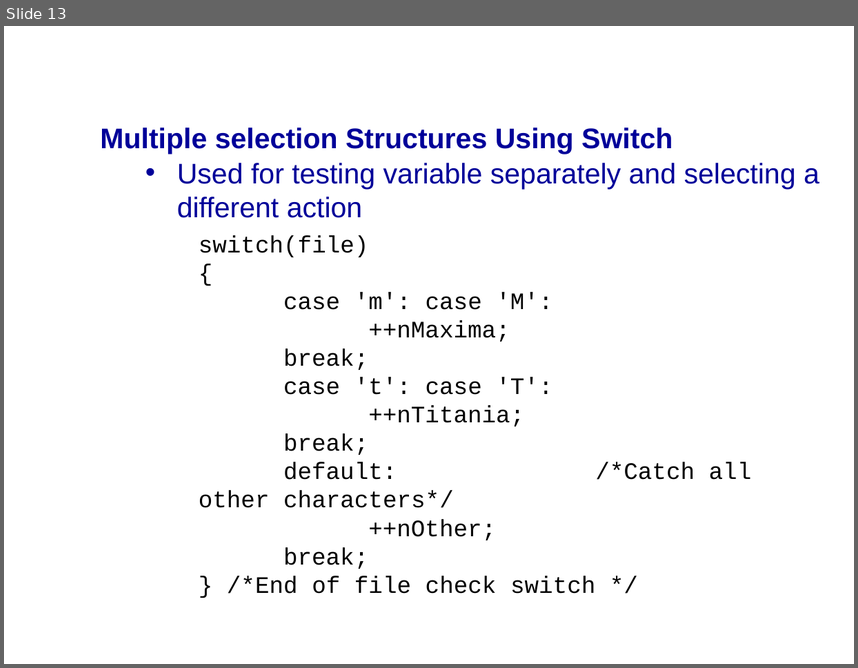
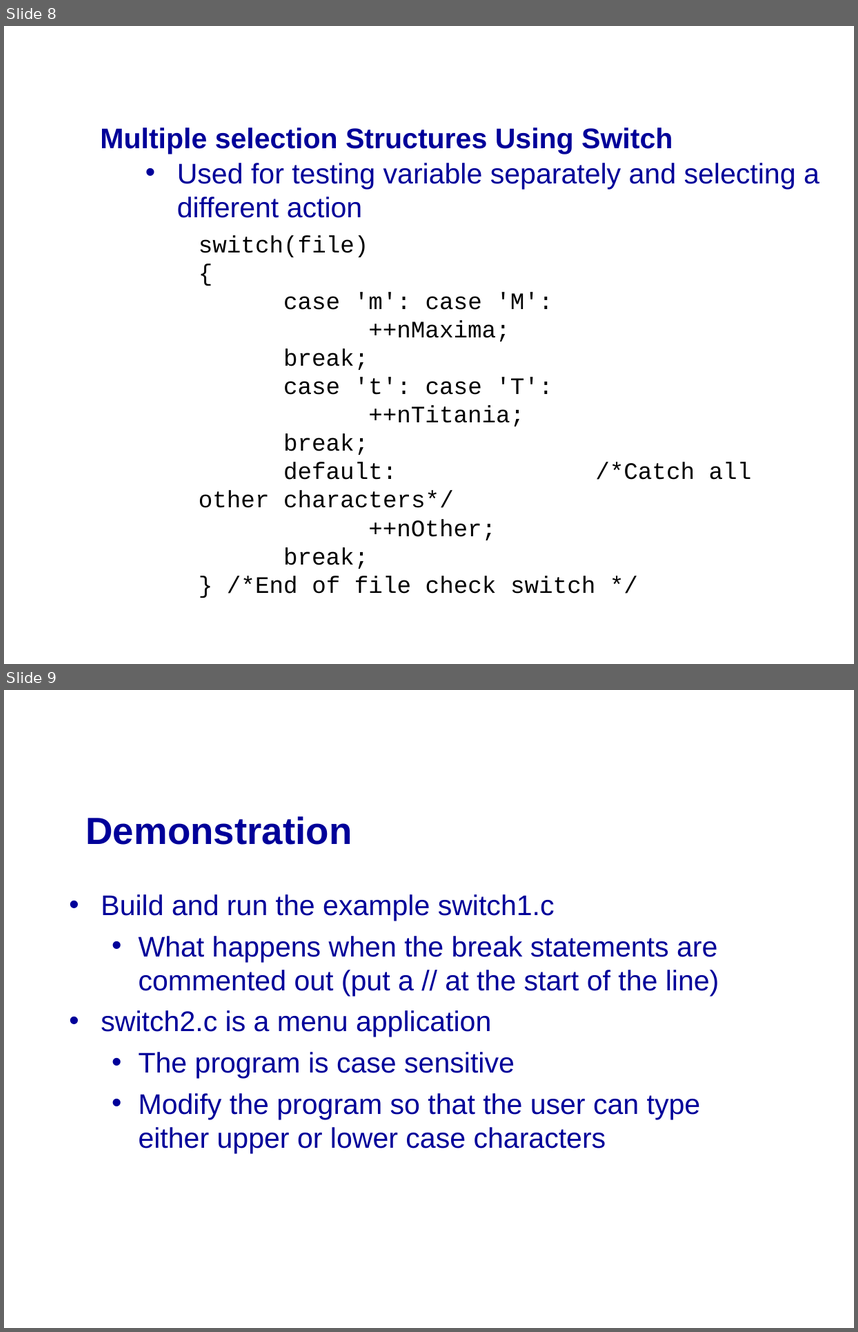
Before and after one commit to mikeg64/iome, a slide deck: src/examples/course/c/presentation/IntrotoC2.ppt. Shown one above the other, each under a label of ours: slide 13 before the commit, slides 8 and 9 after it. The pictures are 858x668 and 858x1332 pixels, drawn with LibreOffice and Linux fonts; fonts in the diff are those of the drawing; background and template pictures are left out. Boxes give left, top, right and bottom in pixels: in the first picture for what was removed or moved away, otherwise in the second. Text is boxed around its words. In the diff, an @@ line names an element or a change of style, - is before the commit and + after.

Commit message:
Basic examples added

```diff
--- a/src/examples/course/c/presentation/IntrotoC2.ppt
+++ b/src/examples/course/c/presentation/IntrotoC2.ppt
@@ slide 9 added at (4, 690, 854, 1328), background picture (left out) @@
@@ text added at (85, 816, 352, 845), 32 pt, text #000099, bold @@
+Demonstration
@@ text added at (101, 894, 720, 1153), 24 pt, text #000099 @@
+• Build and run the example switch1.c
+  • What happens when the break statements are commented out (put a // at the start of the line)
+• switch2.c is a menu application
+  • The program is case sensitive
+  • Modify the program so that the user can type either upper or lower case characters
@@ what was slide 13 is now slide 8 @@
```
Also in this commit, not shown: 2 slides changed, 2 other slides added, 7 other files.
